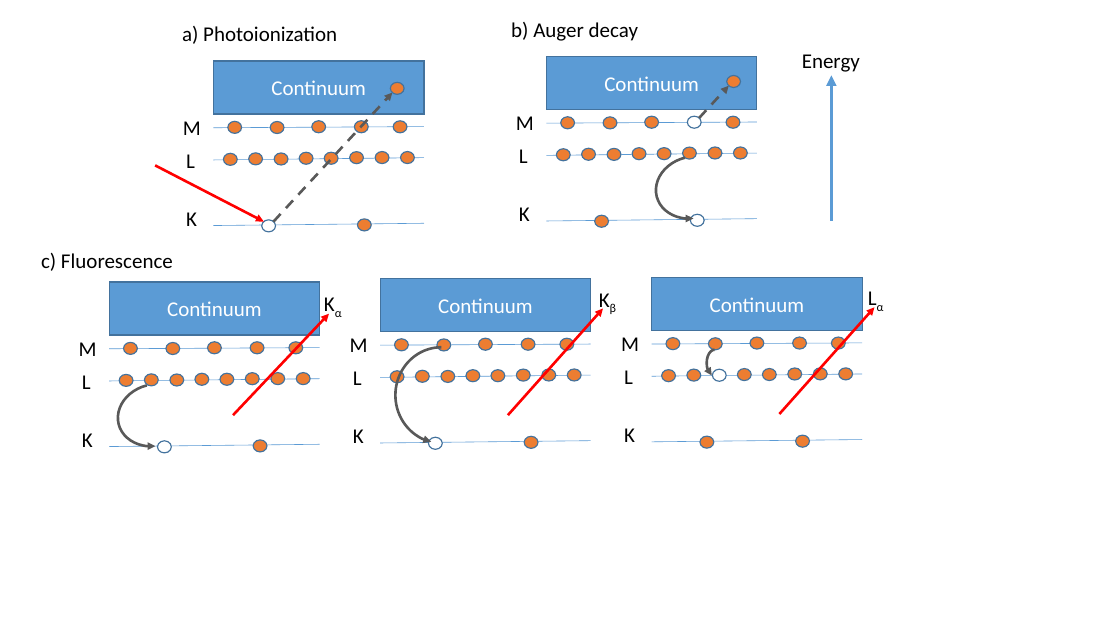
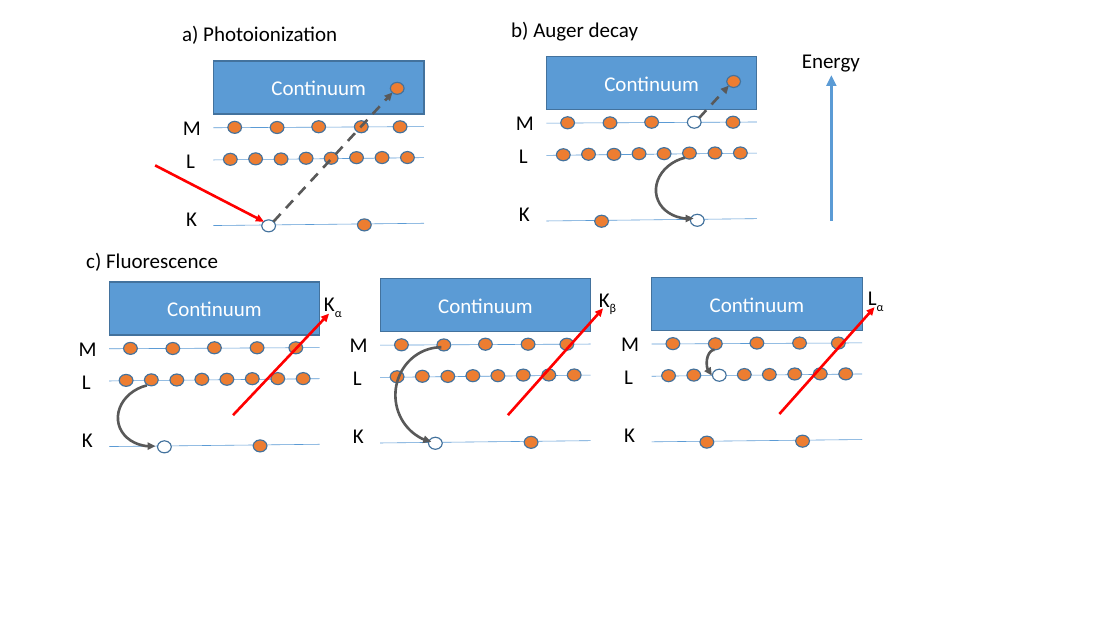
Before and after one commit to Maderthaner/Thesis, a slide deck: slide 1 of images/el-relaxation.pptx. Drawn at 1120x630 pixels with LibreOffice and Linux fonts; fonts in the diff are those of the drawing. Boxes give left, top, right and bottom in pixels: in the first picture for what was removed or moved away, otherwise in the second. Text is boxed around its words. In the diff, an @@ line names an element or a change of style, - is before the commit and + after.

```diff
--- a/images/el-relaxation.pptx
+++ b/images/el-relaxation.pptx
@@ text "c) Fluorescence": place and size @@
-text "c) Fluorescence" at (41, 253, 173, 271)
+text "c) Fluorescence" at (86, 253, 218, 271)
```
Also in this commit, not shown: 57 other files.
